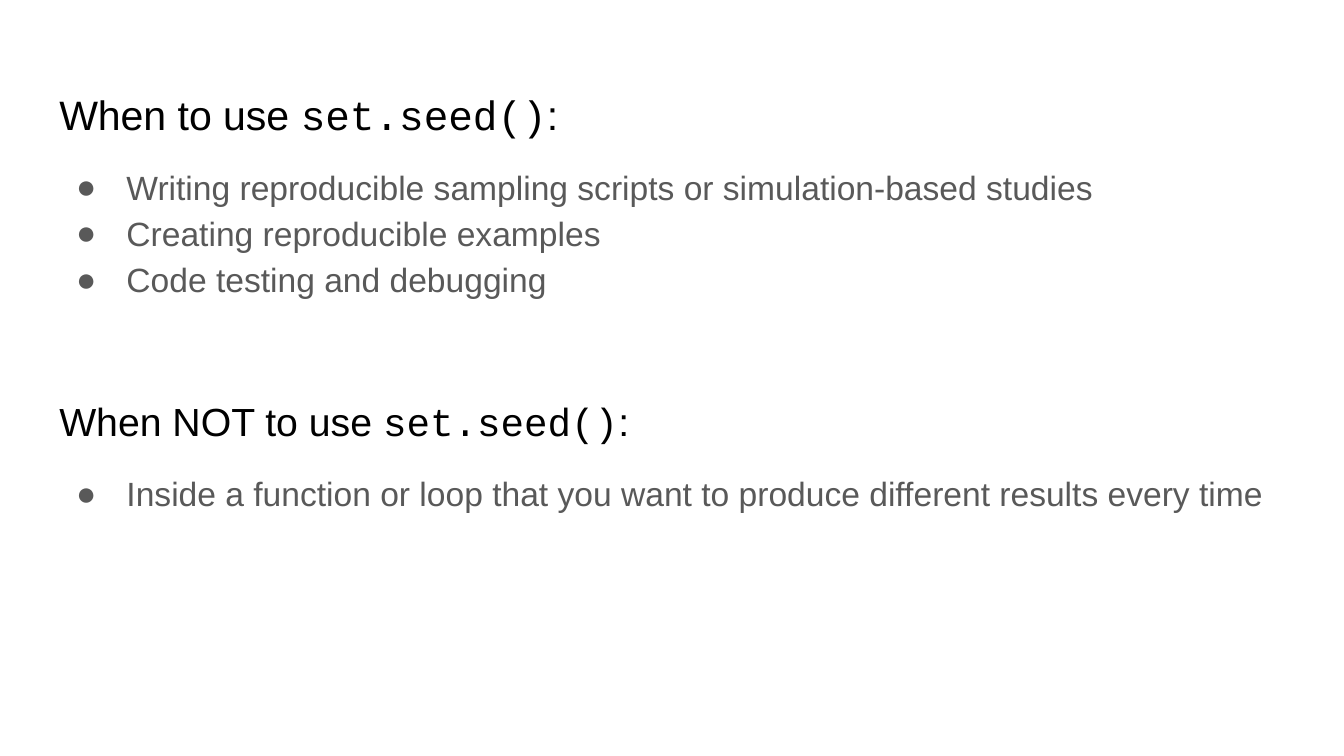
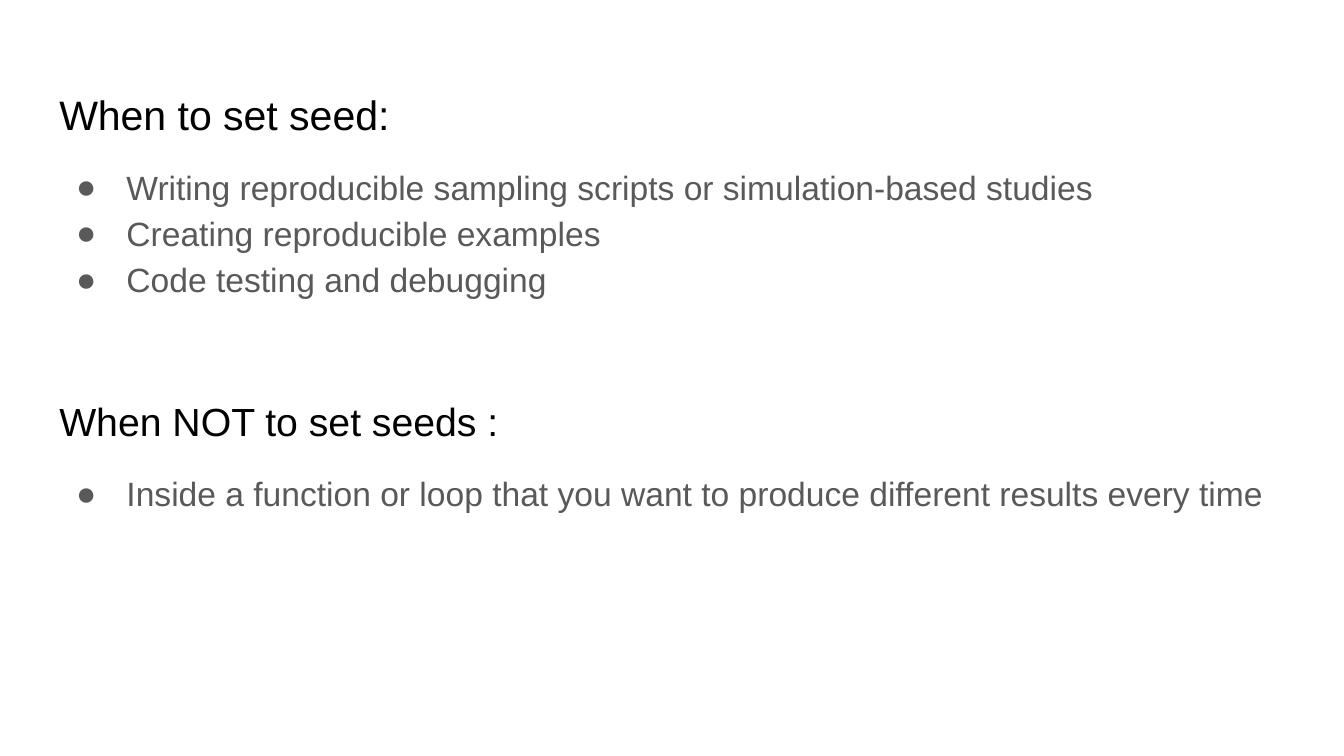
Before and after one commit to UofT-DSI/sampling, a slide deck: slide 8 of lectures/13-Reproducibility-slides.pptx (slide 7 before the commit). Drawn at 1344x756 pixels with LibreOffice and Linux fonts; fonts in the diff are those of the drawing. Boxes give left, top, right and bottom in pixels: in the first picture for what was removed or moved away, otherwise in the second. Text is boxed around its words. In the diff, an @@ line names an element or a change of style, - is before the commit and + after.

```diff
--- a/lectures/13-Reproducibility-slides.pptx
+++ b/lectures/13-Reproducibility-slides.pptx
@@ text at box(59, 100, 389, 131): text changed @@
-When to use set.seed():
+When to set seed:
@@ text at box(59, 407, 477, 437): text changed @@
-When NOT to use set.seed():
+When NOT to set seeds :
```
Also in this commit, not shown: 6 other slides changed, 1 slide added, 21 other files.
